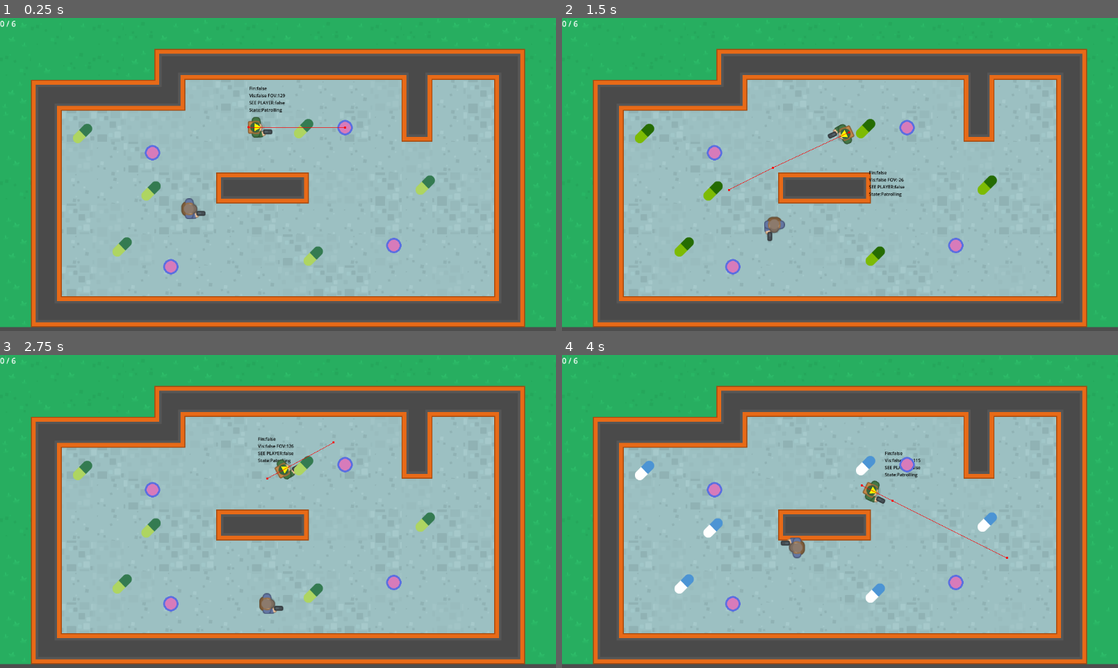
Above: before the commit, frames 1-4 (two rows, left to right).
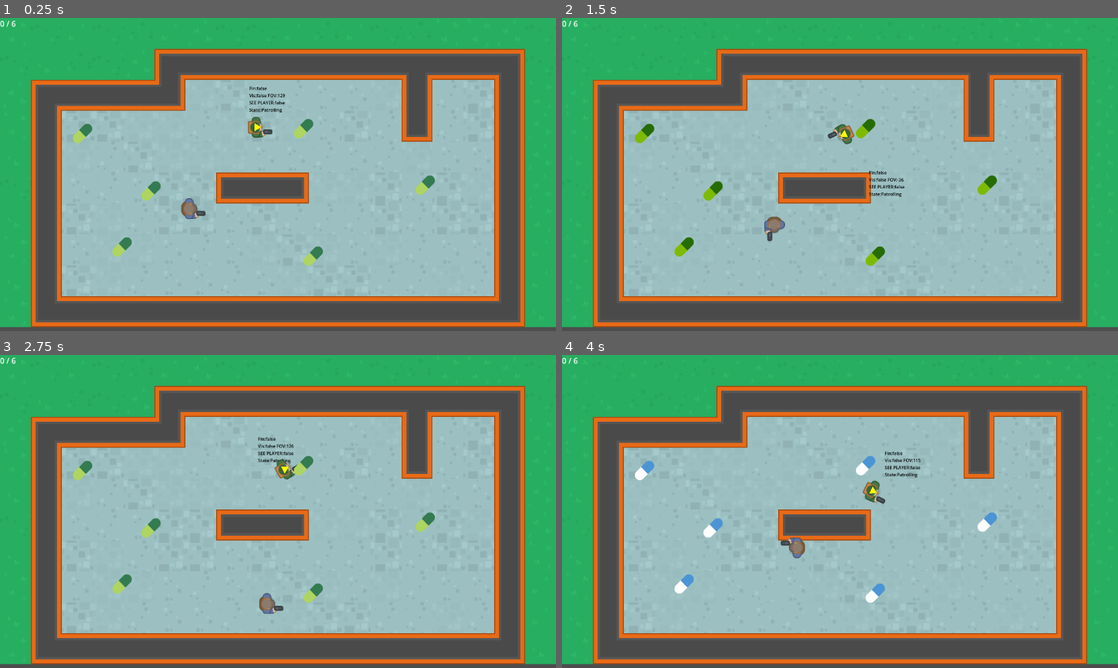
Above: after the commit, the same moments.

Repository: D31ux3/do-not-mind-me
Game: Godot game, scene res://scenes/level/level.tscn
Same seed, same stepped clock (60 frames per second), same inputs: the game is played once before the commit and once after it. This scene is started directly instead of the project's main scene. Sound files missing from this copy of the repository are replaced by a short silence.
Inputs (mouse positions are in pixels of both pictures, inside the frame that each line leads up to):
- Up to frame 1 (0.25 s): no input
- Up to frame 2 (1.5 s): move the mouse to (962, 158) at 0.52 s; hold D (move_right) 0.53-1.28 s; click (962, 158) at 0.6 s; move the mouse to (728, 190) at 1.27 s; hold S (move_down) from 1.28 s (still down); click (728, 190) at 1.35 s
- Up to frame 3 (2.75 s): move the mouse to (333, 442) at 2.02 s; release S (move_down) at 2.03 s; hold D (move_right) from 2.03 s (still down); click (333, 442) at 2.1 s
- Up to frame 4 (4 s): move the mouse to (812, 574) at 2.77 s; release D (move_right) at 2.78 s; hold W (move_up) 2.78-3.53 s; click (812, 574) at 2.85 s; move the mouse to (1006, 558) at 3.52 s; hold A (move_left) from 3.53 s (still down); click (1006, 558) at 3.6 s

The runs differ from the first frame. In frame 1, 0.5% of the frame differs, in the area x 26-73%, y 32-82%; in frame 2, 0.5%; in frame 3, 0.5%; in frame 4, 0.5%, in the area x 26-81%, y 32-82%.

Commit message:
hide path points

Diff:
--- a/scenes/level/level.tscn
+++ b/scenes/level/level.tscn
@@ -49,6 +49,7 @@
 polygon = PackedVector2Array(447, 320, 448, 385, 639, 385, 640, 318)
 
 [node name="Path" type="Node2D" parent="."]
+visible = false
 
 [node name="Waypoint" parent="Path" instance=ExtResource("4_qkmgm")]
 position = Vector2(715, 227)
--- a/scenes/main/main.tscn
+++ b/scenes/main/main.tscn
@@ -18,3 +18,11 @@
 offset_right = 598.0
 offset_bottom = 51.0
 text = "Do Not Mind Me"
+
+[node name="Label2" type="Label" parent="."]
+layout_mode = 0
+offset_left = 472.0
+offset_top = 111.0
+offset_right = 603.0
+offset_bottom = 134.0
+text = "Press ESC to play"
--- a/scenes/npc/npc.tscn
+++ b/scenes/npc/npc.tscn
@@ -17,6 +17,21 @@
 stream_1/stream = ExtResource("4_ay68w")
 stream_2/stream = ExtResource("5_evswx")
 
+[sub_resource type="Animation" id="Animation_evswx"]
+length = 0.001
+tracks/0/type = "value"
+tracks/0/imported = false
+tracks/0/enabled = true
+tracks/0/path = NodePath("Sprite2D:self_modulate")
+tracks/0/interp = 1
+tracks/0/loop_wrap = true
+tracks/0/keys = {
+"times": PackedFloat32Array(0),
+"transitions": PackedFloat32Array(1),
+"update": 0,
+"values": [Color(1, 1, 1, 1)]
+}
+
 [sub_resource type="Animation" id="Animation_ay68w"]
 resource_name = "alert"
 loop_mode = 1
@@ -32,21 +47,6 @@
 "transitions": PackedFloat32Array(1, 1, 1),
 "update": 0,
 "values": [Color(1, 1, 1, 1), Color(0.873323, 0.0590578, 0.229225, 1), Color(1, 1, 1, 1)]
-}
-
-[sub_resource type="Animation" id="Animation_evswx"]
-length = 0.001
-tracks/0/type = "value"
-tracks/0/imported = false
-tracks/0/enabled = true
-tracks/0/path = NodePath("Sprite2D:self_modulate")
-tracks/0/interp = 1
-tracks/0/loop_wrap = true
-tracks/0/keys = {
-"times": PackedFloat32Array(0),
-"transitions": PackedFloat32Array(1),
-"update": 0,
-"values": [Color(1, 1, 1, 1)]
 }
 
 [sub_resource type="AnimationLibrary" id="AnimationLibrary_p70cs"]
@@ -81,7 +81,6 @@
 [node name="NavigationAgent2D" type="NavigationAgent2D" parent="."]
 radius = 30.0
 max_speed = 150.0
-debug_enabled = true
 
 [node name="PlayerDetect" type="RayCast2D" parent="."]
 target_position = Vector2(400, 0)
--- a/scenes/pick_up/pick_up.tscn
+++ b/scenes/pick_up/pick_up.tscn
@@ -15,6 +15,21 @@
 stream_1/stream = ExtResource("3_vptv5")
 stream_2/stream = ExtResource("4_fekg1")
 
+[sub_resource type="Animation" id="Animation_nspul"]
+length = 0.001
+tracks/0/type = "value"
+tracks/0/imported = false
+tracks/0/enabled = true
+tracks/0/path = NodePath("Sprite2D:self_modulate")
+tracks/0/interp = 1
+tracks/0/loop_wrap = true
+tracks/0/keys = {
+"times": PackedFloat32Array(0),
+"transitions": PackedFloat32Array(1),
+"update": 0,
+"values": [Color(1, 1, 1, 1)]
+}
+
 [sub_resource type="Animation" id="Animation_utuoc"]
 resource_name = "flash"
 loop_mode = 1
@@ -30,21 +45,6 @@
 "transitions": PackedFloat32Array(1, 1, 1, 1),
 "update": 0,
 "values": [Color(1, 1, 1, 1), Color(0.490196, 0.733333, 0.0117647, 1), Color(0.490196, 0.733333, 0.0117647, 1), Color(1, 1, 1, 1)]
-}
-
-[sub_resource type="Animation" id="Animation_nspul"]
-length = 0.001
-tracks/0/type = "value"
-tracks/0/imported = false
-tracks/0/enabled = true
-tracks/0/path = NodePath("Sprite2D:self_modulate")
-tracks/0/interp = 1
-tracks/0/loop_wrap = true
-tracks/0/keys = {
-"times": PackedFloat32Array(0),
-"transitions": PackedFloat32Array(1),
-"update": 0,
-"values": [Color(1, 1, 1, 1)]
 }
 
 [sub_resource type="AnimationLibrary" id="AnimationLibrary_456we"]
